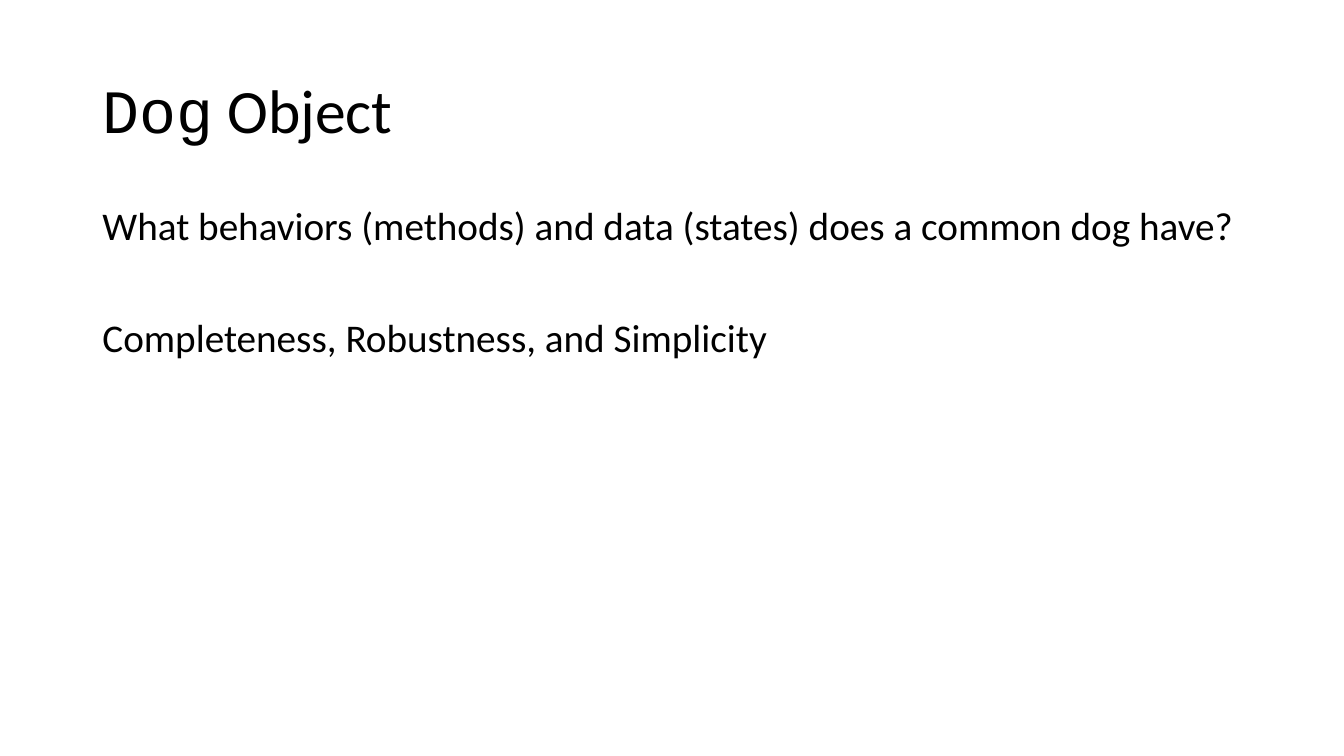
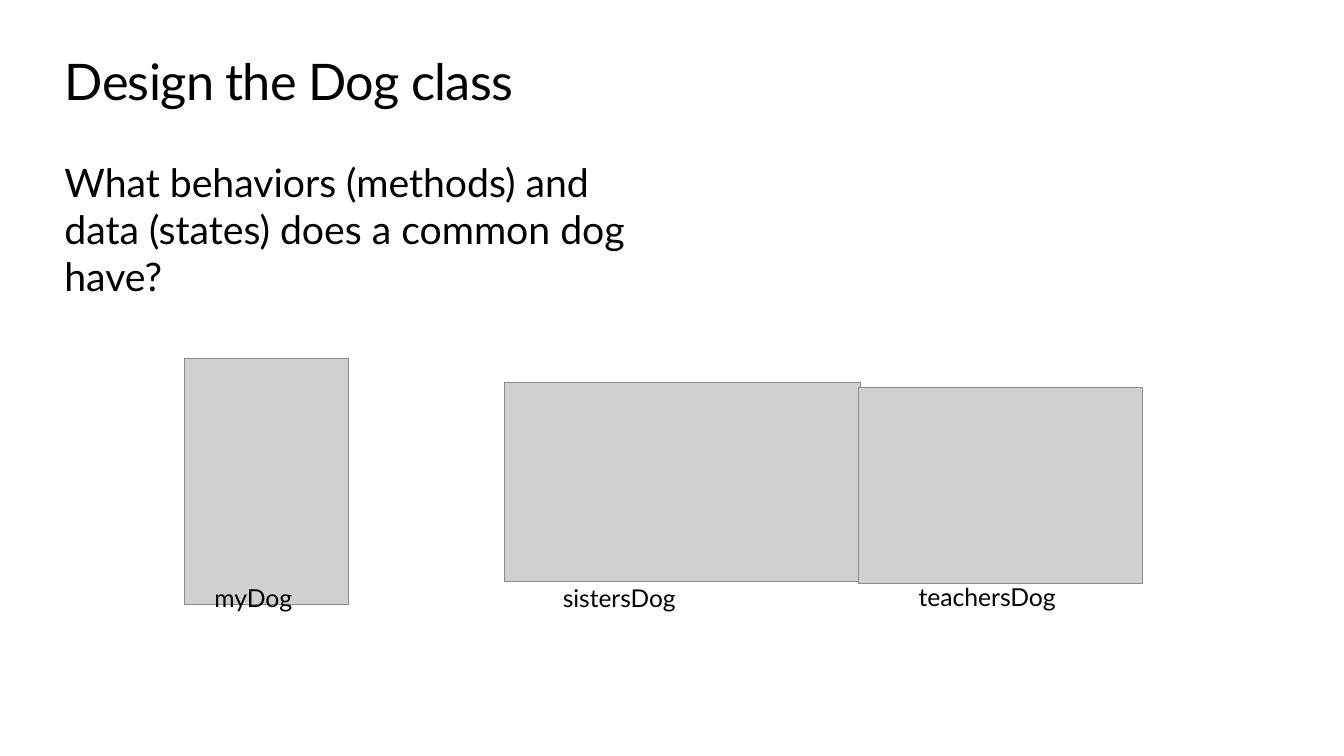
Before and after one commit to TEALSK12/apcsa-public, a slide deck: slide 30 of curriculum/Unit5/Unit5.pptx (slide 28 before the commit). Drawn at 1344x756 pixels with LibreOffice and Linux fonts; fonts in the diff are those of the drawing; grey boxes stand for pictures; background and template pictures are left out. Boxes give left, top, right and bottom in pixels: in the first picture for what was removed or moved away, otherwise in the second. Text is boxed around its words. In the diff, an @@ line names an element or a change of style, - is before the commit and + after.

```diff
--- a/curriculum/Unit5/Unit5.pptx
+++ b/curriculum/Unit5/Unit5.pptx
@@ title "Design the Dog class" at [65, 63, 513, 109]: vertical alignment middle to top @@
@@ title at [65, 63, 513, 109]: text changed; size 44 to 36 pt; font Calibri to Lato @@
-Dog Object
+Design the Dog class
@@ text "What behaviors (methods) and data ...": place and size @@
-text "What behaviors (methods) and data ..." at [102, 211, 1233, 359]
+text "What behaviors (methods) and data ..." at [64, 166, 624, 292]
@@ text "What behaviors (methods) and data ..." at [64, 166, 624, 292]: font Calibri to Lato; line spacing 0.9 to 1; less space between paragraphs @@
@@ text at [102, 324, 767, 359]: paragraph removed @@
-Completeness, Robustness, and Simplicity
@@ picture added at [185, 359, 349, 605] @@
@@ picture added at [505, 382, 861, 582] @@
@@ picture added at [859, 387, 1142, 584] @@
@@ text added at [214, 589, 292, 612], 17.6 pt, text #000000 @@
+myDog
@@ text added at [563, 589, 676, 612], 17.5 pt, text #000000 @@
+sistersDog
@@ text added at [919, 587, 1056, 611], 17.6 pt, text #000000 @@
+teachersDog
```
Also in this commit, not shown: 48 other slides changed, 33 slides added, 1 slide removed, 4 other files.
